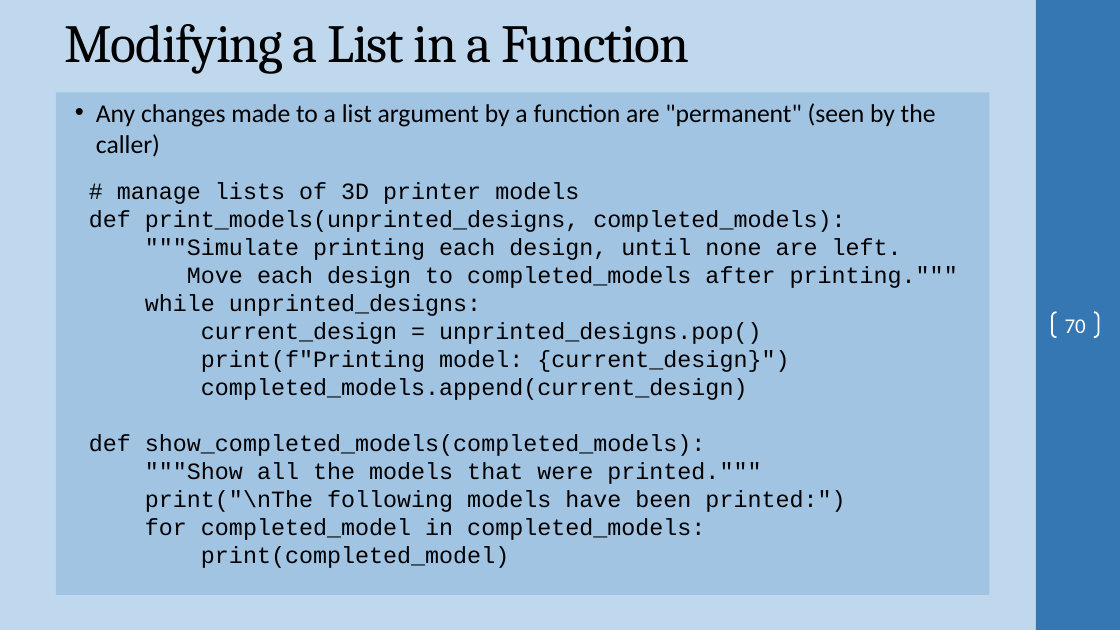
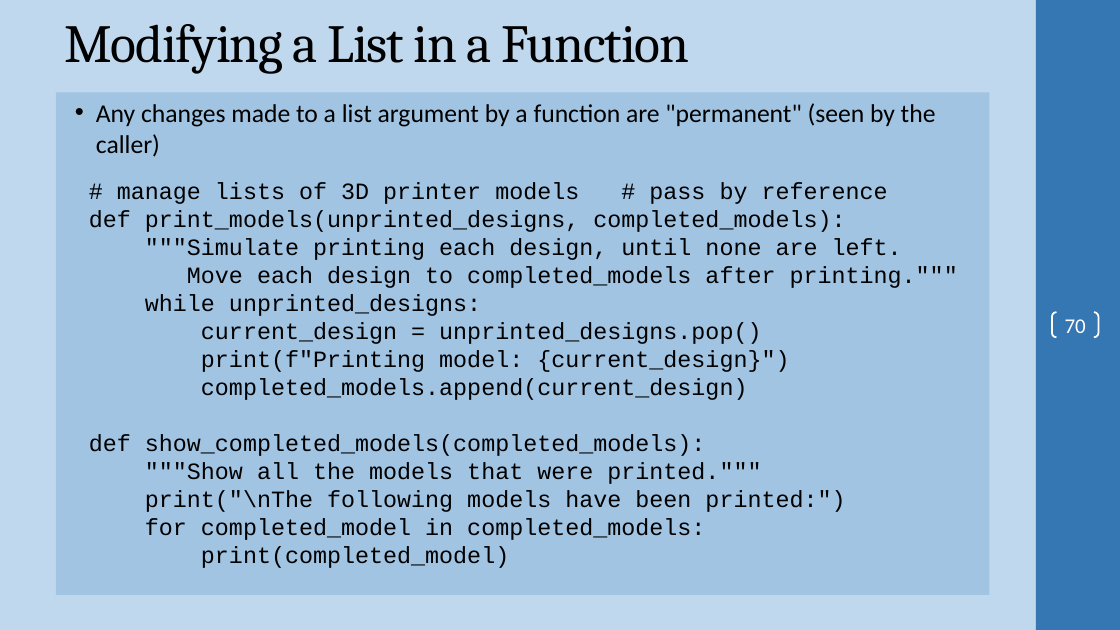
Before and after one commit to ProfSingletary/2023SpringNetworkScripting5Fridays, a slide deck: slide 70 of Day2.pptx. Drawn at 1120x630 pixels with LibreOffice and Linux fonts; fonts in the diff are those of the drawing; background and template pictures are left out. Boxes give left, top, right and bottom in pixels: in the first picture for what was removed or moved away, otherwise in the second. Text is boxed around its words. In the diff, an @@ line names an element or a change of style, - is before the commit and + after.

```diff
--- a/Day2.pptx
+++ b/Day2.pptx
@@ text at (x1=117, y1=182, x2=888, y2=204): text changed @@
-# manage lists of 3D printer models
+# manage lists of 3D printer models # pass by reference
```
Also in this commit, not shown: 11 other slides changed, 2 other files.
